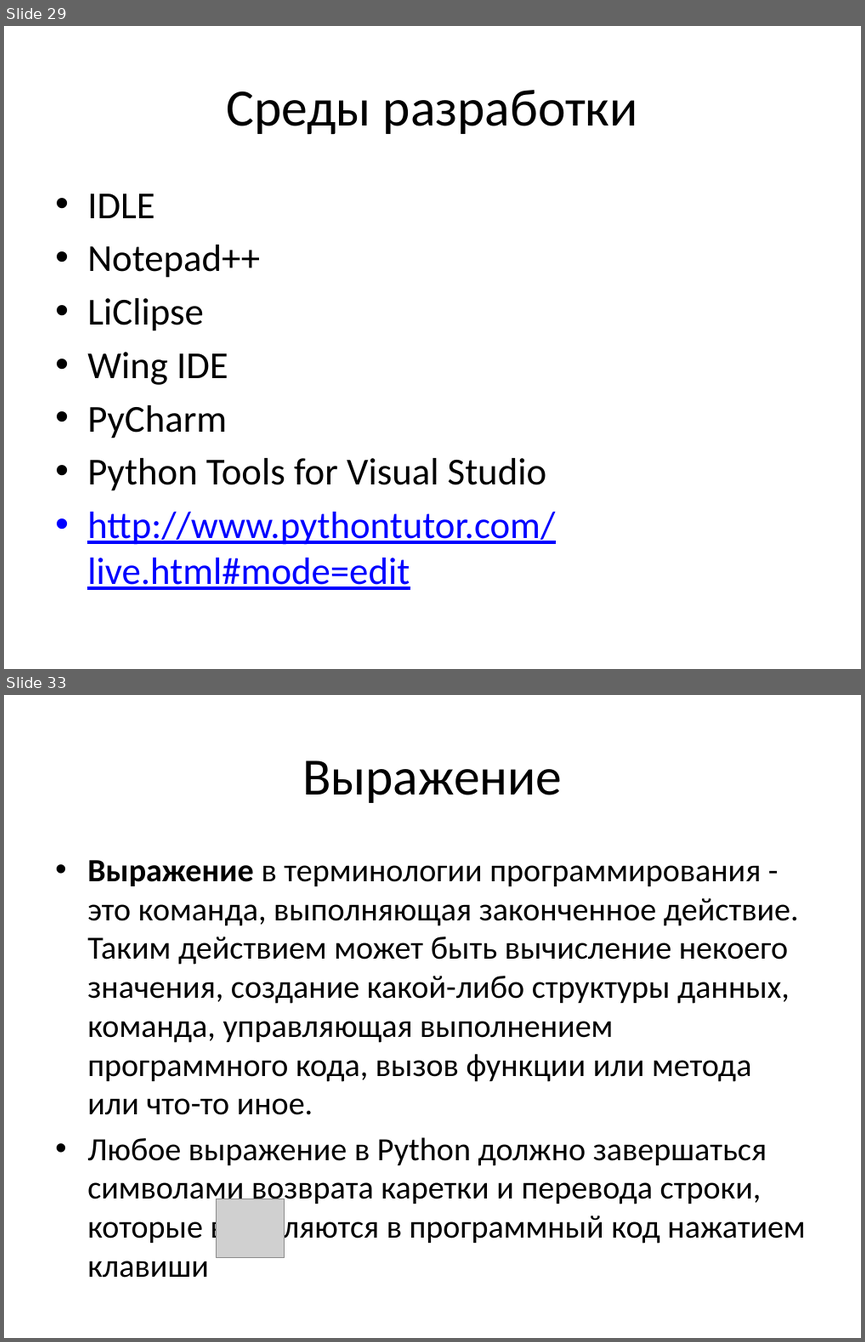
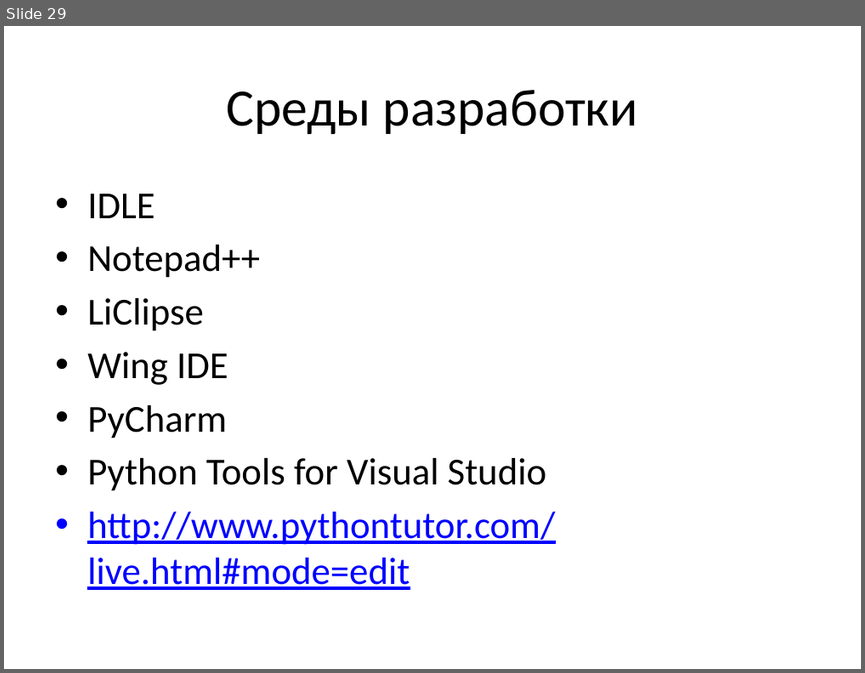
Before and after one commit to maxchv/LearnPython, a slide deck: week01/01.PythonIntroduction.pptx. Shown one above the other, each under a label of ours: slides 29 and 33 before the commit, slide 29 after it; the slides between them are not shown. The pictures are 865x1342 and 865x673 pixels, drawn with LibreOffice and Linux fonts; fonts in the diff are those of the drawing; grey boxes stand for pictures. Boxes give left, top, right and bottom in pixels: in the first picture for what was removed or moved away, otherwise in the second. Text is boxed around its words. In the diff, an @@ line names an element or a change of style, - is before the commit and + after.

```diff
--- a/week01/01.PythonIntroduction.pptx
+++ b/week01/01.PythonIntroduction.pptx
@@ slide 33 removed at box(4, 695, 861, 1338), background #FFFFFF @@
@@ title removed at box(302, 760, 562, 803) @@
-Выражение
@@ text removed at box(87, 860, 805, 1277) @@
-• Выражение в терминологии программирования - это команда, выполняющая законченное действие. Таким действием может быть вычисление некоего значения, создание какой-либо структуры данных, команда, управляющая выполнением программного кода, вызов функции или метода или что-то иное.
-• Любое выражение в Python должно завершаться символами возврата каретки и перевода строки, которые вставляются в программный код нажатием клавиши
@@ picture removed at box(216, 1199, 284, 1258) @@
```
Also in this commit, not shown: 1 slide changed, 1 slide added, 19 other slides removed, 2 other files.
